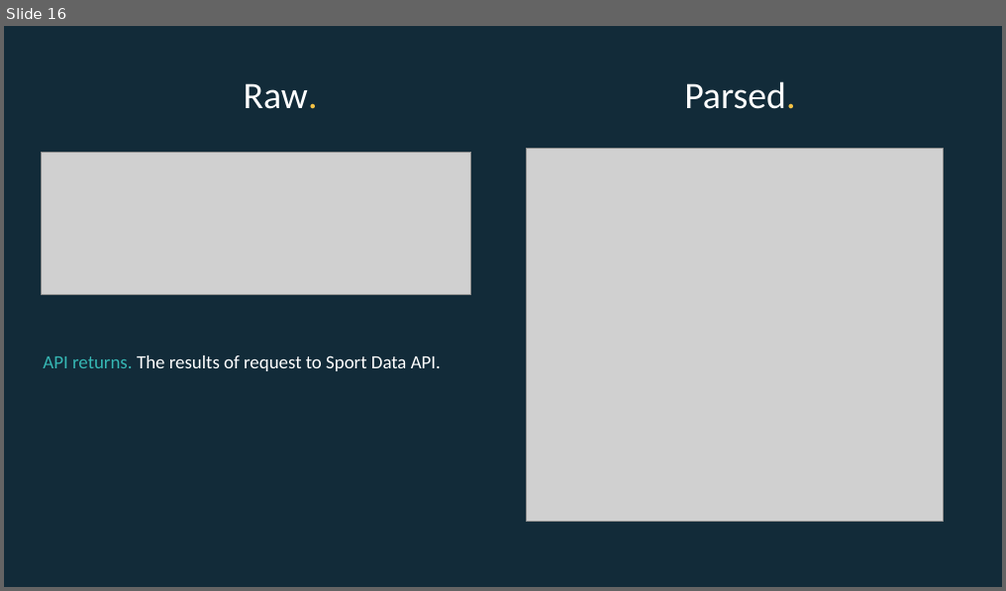
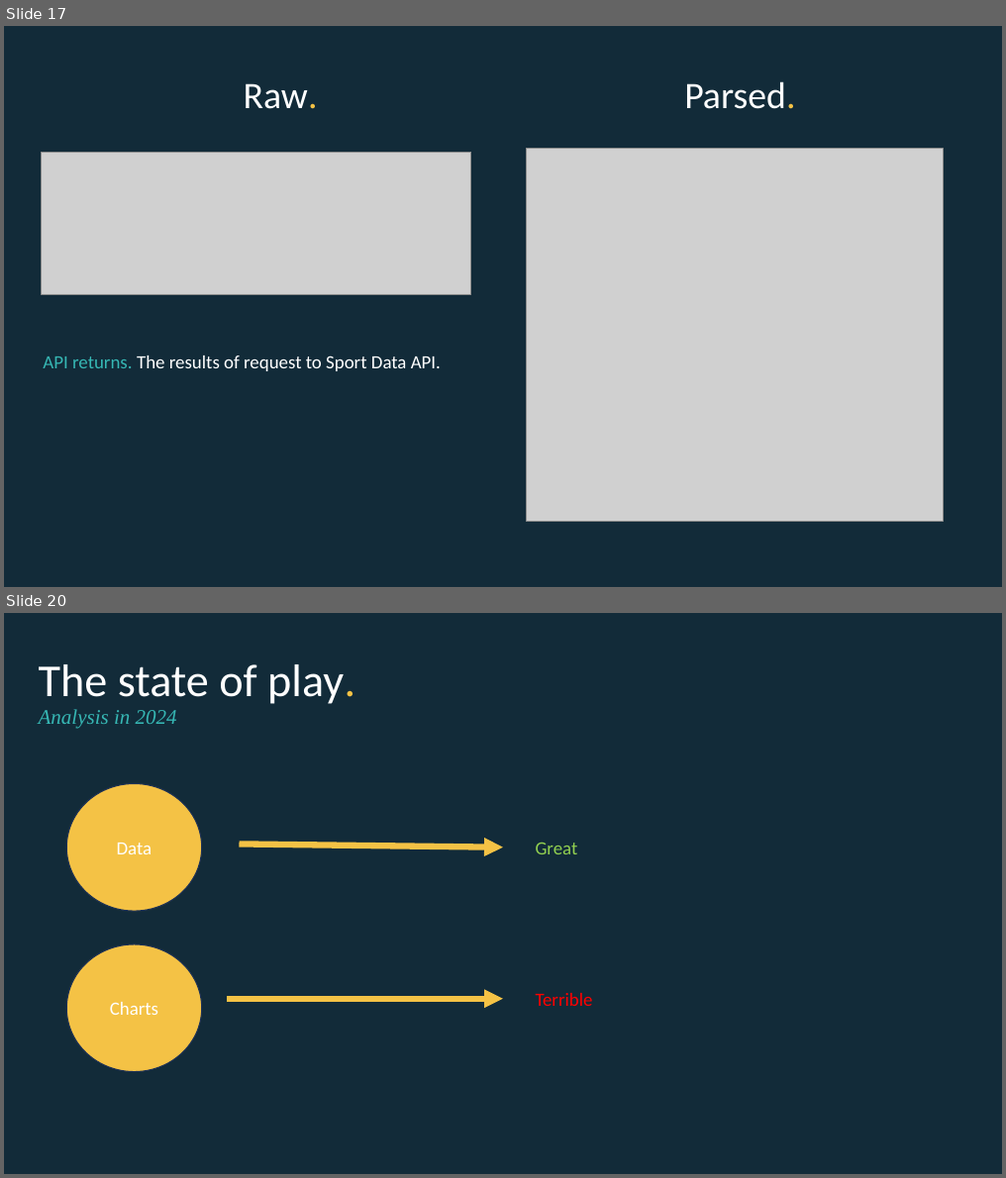
Before and after one commit to EconomicsObservatory/courses, a slide deck: 1/1_Charts_as_data.pptx. Shown one above the other, each under a label of ours: slide 16 before the commit, slides 17 and 20 after it; the slides between them are not shown. The pictures are 1006x591 and 1006x1178 pixels, drawn with LibreOffice and Linux fonts; fonts in the diff are those of the drawing; grey boxes stand for pictures. Boxes give left, top, right and bottom in pixels: in the first picture for what was removed or moved away, otherwise in the second. Text is boxed around its words. In the diff, an @@ line names an element or a change of style, - is before the commit and + after.

```diff
--- a/1/1_Charts_as_data.pptx
+++ b/1/1_Charts_as_data.pptx
@@ slide 20 added at (4, 613, 1002, 1174), background #122B39 @@
@@ text added at (39, 664, 355, 729), 44 pt, text #FFFFFF @@
+The state of play.
+Analysis in 2024
@@ ellipse added at (67, 783, 202, 911), fill #F4C245, outline #1E3256 1 pt, 18 pt, text #FFFFFF @@
+Data
@@ arrow added from (239, 845) to (503, 848), #F4C245 6 pt @@
@@ text added at (536, 843, 578, 855), 18 pt, text #92D050 @@
+Great
@@ ellipse added at (67, 945, 202, 1072), fill #F4C245, outline #1E3256 1 pt, 18 pt, text #FFFFFF @@
+Charts
@@ text added at (536, 993, 593, 1006), 18 pt, text #FF0000 @@
+Terrible
@@ arrow added from (227, 999) to (503, 999), #F4C245 6 pt @@
@@ what was slide 16 is now slide 17 @@
```
Also in this commit, not shown: 7 slides changed, 19 other slides added, 6 slides removed.
